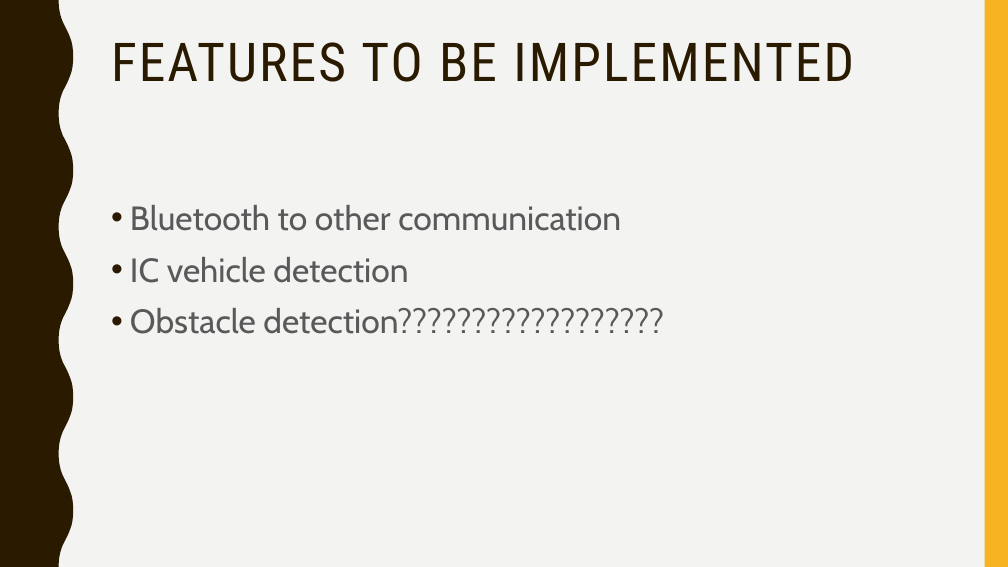
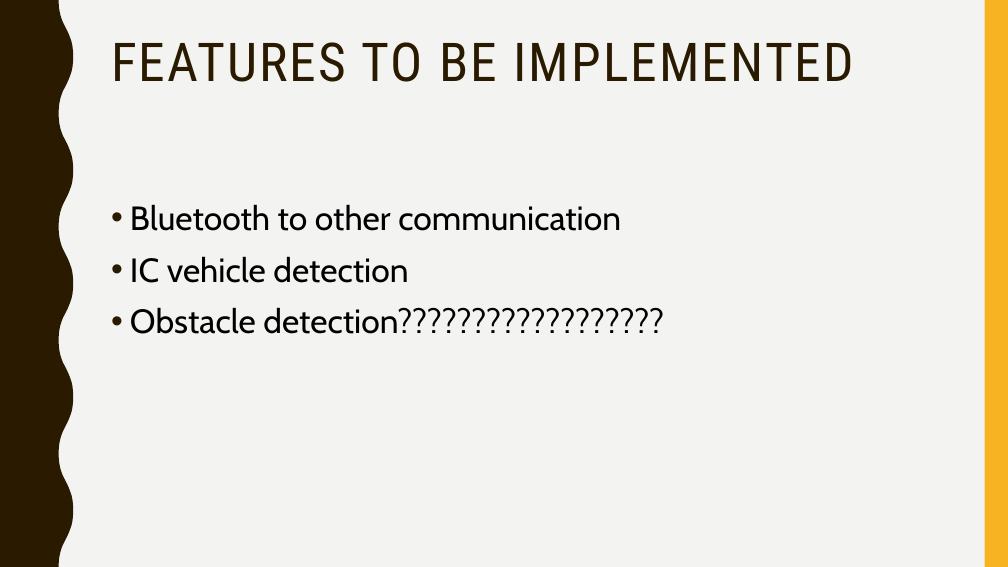
Before and after one commit to jean-lucas/vic, a slide deck: slide 18 of Presentation/Vehicle-Intersection-Control-Presentation.pptx (slide 15 before the commit). Drawn at 1008x567 pixels with LibreOffice and Linux fonts; fonts in the diff are those of the drawing. Boxes give left, top, right and bottom in pixels: in the first picture for what was removed or moved away, otherwise in the second. Text is boxed around its words. In the diff, an @@ line names an element or a change of style, - is before the commit and + after.

```diff
--- a/Presentation/Vehicle-Intersection-Control-Presentation.pptx
+++ b/Presentation/Vehicle-Intersection-Control-Presentation.pptx
@@ text "Bluetooth to other communication" at <box>130,204,664,334</box>: text colour #595959 to #000000 @@
```
Also in this commit, not shown: 6 other slides changed, 3 slides added.
